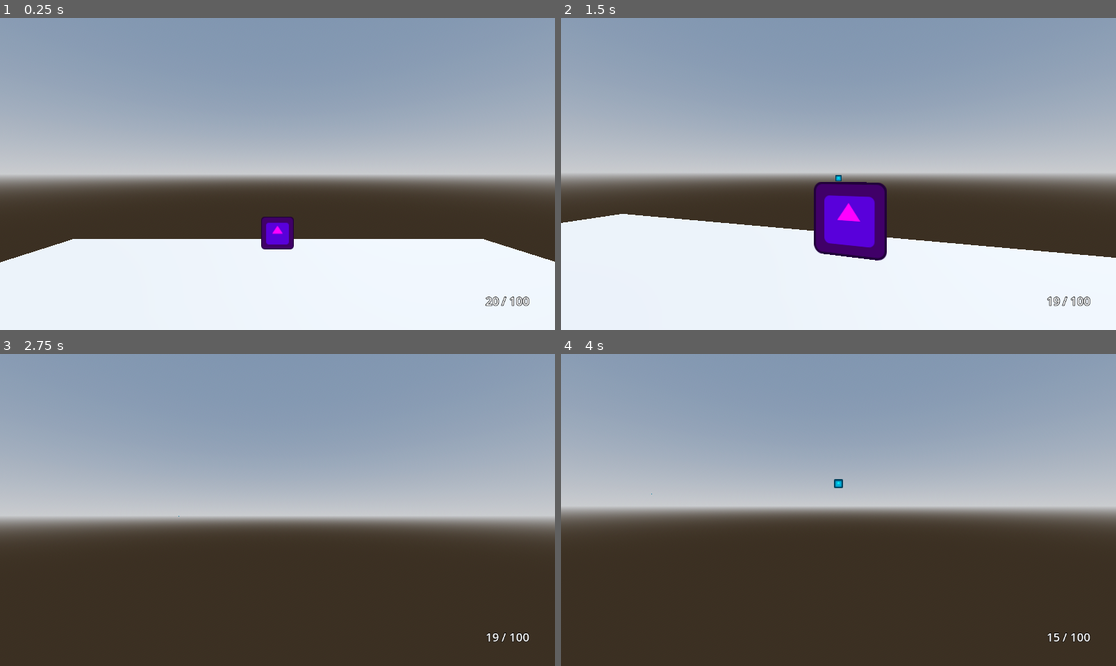
Above: before the commit, frames 1-4 (two rows, left to right).
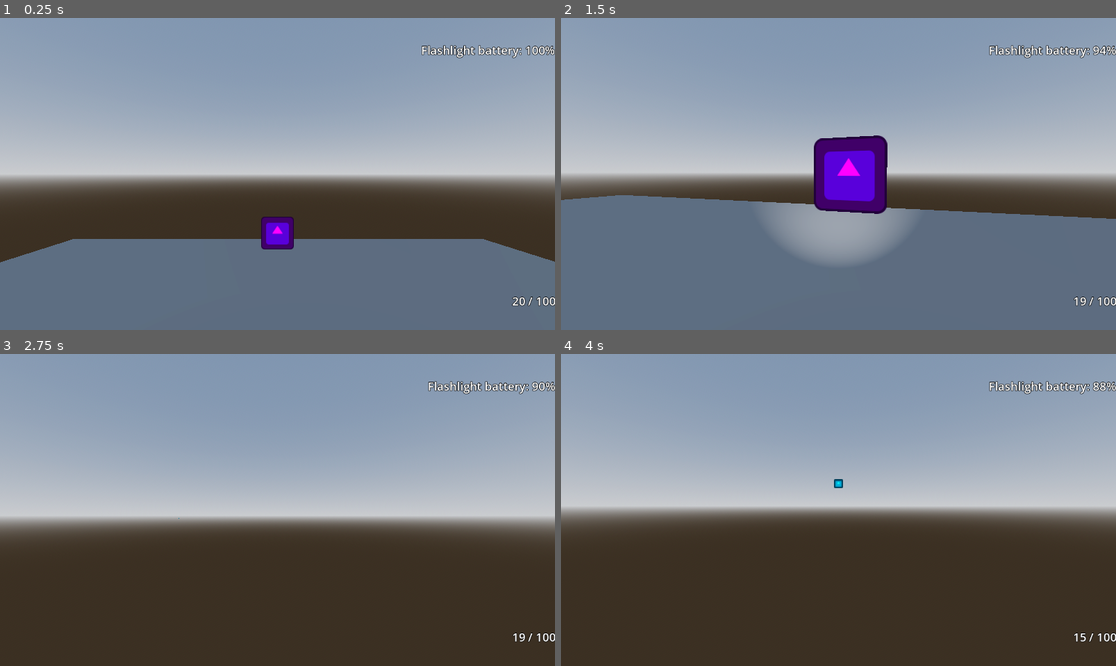
Above: after the commit, the same moments.

Repository: justindeogrades/firstpersonshooter
Game: Godot game, scene res://main.tscn
Same seed, same stepped clock (60 frames per second), same inputs: the game is played once before the commit and once after it. The engine's default icon, where the game draws it, is replaced by a stand-in: a white triangle on a blue panel in a dark square.
Inputs (mouse positions are in pixels of both pictures, inside the frame that each line leads up to):
- Up to frame 1 (0.25 s): no input
- Up to frame 2 (1.5 s): tap Enter (ui_accept) at 0.5, 0.77 s; move the mouse to (866, 174) at 0.52 s; hold W (forward) from 0.53 s (still down); tap F (toggle_flashlight, bound only after the commit) at 0.6 s; move the mouse to (810, 174) at 1.27 s; click (810, 174) at 1.35 s
- Up to frame 3 (2.75 s): keep holding W (forward); tap Enter (ui_accept) at 1.52 s; tap F (toggle_flashlight, bound only after the commit) at 1.55, 2.1 s; move the mouse to (288, 503) at 2.02 s
- Up to frame 4 (4 s): keep holding W (forward); tap Enter (ui_accept) at 2.75, 3.02, 3.5, 3.77 s; move the mouse to (832, 516) at 2.77 s; tap F (toggle_flashlight, bound only after the commit) at 2.85, 3.8 s; move the mouse to (877, 513) at 3.52 s; press the mouse at (877, 513) at 3.53 s

The runs differ from the first frame. In frame 1, 28% of the frame differs, in the area x 0-100%, y 8-100%; in frame 2, 43%; in frame 3, 0.7%; in frame 4, 0.7%.

Commit message:
basic flashlight, fixed a small bug with reloading

Diff:
--- /dev/null
+++ b/box.tscn
@@ -0,0 +1,14 @@
+[gd_scene load_steps=3 format=3 uid="uid://bycphglep5rwx"]
+
+[sub_resource type="BoxMesh" id="BoxMesh_oyhfb"]
+
+[sub_resource type="ConcavePolygonShape3D" id="ConcavePolygonShape3D_oyhfb"]
+data = PackedVector3Array(-0.5, 0.5, 0.5, 0.5, 0.5, 0.5, -0.5, -0.5, 0.5, 0.5, 0.5, 0.5, 0.5, -0.5, 0.5, -0.5, -0.5, 0.5, 0.5, 0.5, -0.5, -0.5, 0.5, -0.5, 0.5, -0.5, -0.5, -0.5, 0.5, -0.5, -0.5, -0.5, -0.5, 0.5, -0.5, -0.5, 0.5, 0.5, 0.5, 0.5, 0.5, -0.5, 0.5, -0.5, 0.5, 0.5, 0.5, -0.5, 0.5, -0.5, -0.5, 0.5, -0.5, 0.5, -0.5, 0.5, -0.5, -0.5, 0.5, 0.5, -0.5, -0.5, -0.5, -0.5, 0.5, 0.5, -0.5, -0.5, 0.5, -0.5, -0.5, -0.5, 0.5, 0.5, 0.5, -0.5, 0.5, 0.5, 0.5, 0.5, -0.5, -0.5, 0.5, 0.5, -0.5, 0.5, -0.5, 0.5, 0.5, -0.5, -0.5, -0.5, 0.5, 0.5, -0.5, 0.5, -0.5, -0.5, -0.5, 0.5, -0.5, 0.5, 0.5, -0.5, -0.5, -0.5, -0.5, -0.5)
+
+[node name="Box" type="MeshInstance3D"]
+mesh = SubResource("BoxMesh_oyhfb")
+
+[node name="StaticBody3D" type="StaticBody3D" parent="."]
+
+[node name="CollisionShape3D" type="CollisionShape3D" parent="StaticBody3D"]
+shape = SubResource("ConcavePolygonShape3D_oyhfb")
--- a/enemy.tscn
+++ b/enemy.tscn
@@ -17,6 +17,7 @@
 cast_shadow = 0
 modulate = Color(1, 0, 0, 1)
 billboard = 1
+shaded = true
 texture = ExtResource("1_7k104")
 
 [node name="Hurtbox" type="Area3D" parent="."]
--- /dev/null
+++ b/flashlight.gd
@@ -0,0 +1,34 @@
+extends SpotLight3D
+
+const MAX_BATTERY : float = 100
+
+#Drain per frame
+@export var battery_drain : float = 0.1
+
+var enabled : bool = false
+var battery : float = MAX_BATTERY
+
+signal battery_updated
+
+func _process(delta: float) -> void:
+	if enabled:
+		battery -= battery_drain
+		if battery <= 0:
+			battery = 0
+			set_enabled(false)
+
+		battery_updated.emit()
+
+func get_battery() -> float:
+	return battery
+
+func get_enabled() -> bool:
+	return enabled
+
+func set_enabled(to_enable : bool) -> void:
+	if to_enable:
+		enabled = true
+		visible = true
+	else:
+		enabled = false
+		visible = false
--- /dev/null
+++ b/flashlight.tscn
@@ -0,0 +1,15 @@
+[gd_scene load_steps=2 format=3 uid="uid://c7c1hebwg3vmy"]
+
+[ext_resource type="Script" uid="uid://dg8uxif6inpf8" path="res://flashlight.gd" id="1_nnxok"]
+
+[node name="Flashlight" type="SpotLight3D"]
+visible = false
+light_energy = 3.0
+light_indirect_energy = 0.0
+light_volumetric_fog_energy = 0.0
+light_specular = 0.0
+light_bake_mode = 0
+spot_range = 20.0
+spot_attenuation = 0.0
+spot_angle = 25.0
+script = ExtResource("1_nnxok")
--- a/gun.gd
+++ b/gun.gd
@@ -97,7 +97,7 @@
 	reserve_ammo -= ammo_to_reload
 	clip_ammo += ammo_to_reload
 
-	ammo_updated.emit(true)
+	ammo_updated.emit(false)
 	#reload_complete.emit()
 
 #Will make this a static method at some point
--- a/hud.tscn
+++ b/hud.tscn
@@ -14,3 +14,13 @@
 offset_bottom = 594.0
 text = "Hello bro"
 label_settings = SubResource("LabelSettings_n2snw")
+horizontal_alignment = 2
+
+[node name="Battery" type="Label" parent="."]
+offset_left = 832.0
+offset_top = 50.0
+offset_right = 1152.0
+offset_bottom = 84.0
+text = "Hello bro"
+label_settings = SubResource("LabelSettings_n2snw")
+horizontal_alignment = 2
--- a/main.tscn
+++ b/main.tscn
@@ -1,9 +1,10 @@
-[gd_scene load_steps=5 format=3 uid="uid://cw8os0hibkoo5"]
+[gd_scene load_steps=6 format=3 uid="uid://cw8os0hibkoo5"]
 
 [ext_resource type="PackedScene" uid="uid://c0vtrpdt2d62k" path="res://player.tscn" id="1_0xm2m"]
 [ext_resource type="PackedScene" uid="uid://crotopo1fdjeg" path="res://enemy.tscn" id="2_1bvp3"]
 [ext_resource type="PackedScene" uid="uid://bji7mwhcmvk07" path="res://world.tscn" id="2_h2yge"]
 [ext_resource type="PackedScene" uid="uid://bqdhericuavix" path="res://alt_enemy.tscn" id="4_1bvp3"]
+[ext_resource type="PackedScene" uid="uid://bycphglep5rwx" path="res://box.tscn" id="5_lquwl"]
 
 [node name="Main" type="Node"]
 
@@ -18,3 +19,7 @@
 
 [node name="World" parent="." instance=ExtResource("2_h2yge")]
 transform = Transform3D(10, 0, 0, 0, 10, 0, 0, 0, 10, 0.0367832, -0.0710125, 0.0820265)
+
+[node name="Box" parent="World" instance=ExtResource("5_lquwl")]
+transform = Transform3D(0.1, 0, 0, 0, 0.1, 0, 0, 0, 0.1, -0.00367832, 0.0578907, -0.00820265)
+skeleton = NodePath("../..")
--- a/player.gd
+++ b/player.gd
@@ -7,9 +7,11 @@
 @onready var hud = $HUD
 #Will access this through a HUD script later
 @onready var ammo_label = $HUD/Ammo
+@onready var battery_label = $HUD/Battery
 
 @export var head : Node3D
 @export var camera : Camera3D
+@export var flashlight : SpotLight3D
 @export var turn_speed : float = 0.005
 @export var min_camera_x_rotation = -90
 @export var max_camera_x_rotation = 90
@@ -24,7 +26,10 @@
 	active_weapon.ammo_updated.connect(_on_active_weapon_ammo_updated)
 	#active_weapon.reload_complete.connect(_on_active_weapon_reload_complete)
 
+	flashlight.battery_updated.connect(_on_flashlight_battery_updated)
+
 	update_ammo_label(false)
+	update_battery_label()
 
 func _unhandled_input(event: InputEvent) -> void:
 	#Esc to free mouse from window
@@ -71,6 +76,13 @@
 		active_weapon.reload()
 		#update_ammo_label(true)
 
+	#Toggle flashlight
+	if Input.is_action_just_pressed("toggle_flashlight"):
+		if flashlight.get_enabled():
+			flashlight.set_enabled(false)
+		else:
+			flashlight.set_enabled(true)
+
 	move_and_slide()
 
 func update_ammo_label(reloading : bool):
@@ -79,8 +91,14 @@
 	else:
 		ammo_label.text = str(active_weapon.clip_ammo) + " / " + str(active_weapon.reserve_ammo)
 
+func update_battery_label() -> void:
+	battery_label.text = "Flashlight battery: " + str(int(flashlight.get_battery())) + "%"
+
 func _on_active_weapon_ammo_updated(reloading : bool) -> void:
 	update_ammo_label(reloading)
+
+func _on_flashlight_battery_updated() -> void:
+	update_battery_label()
 
 #Obsolete
 #func _on_active_weapon_reload_complete():
--- a/player.tscn
+++ b/player.tscn
@@ -1,15 +1,17 @@
-[gd_scene load_steps=5 format=3 uid="uid://c0vtrpdt2d62k"]
+[gd_scene load_steps=6 format=3 uid="uid://c0vtrpdt2d62k"]
 
 [ext_resource type="Script" uid="uid://bhtxkn8jmnjbv" path="res://player.gd" id="1_4flbx"]
+[ext_resource type="PackedScene" uid="uid://c7c1hebwg3vmy" path="res://flashlight.tscn" id="2_hqtel"]
 [ext_resource type="PackedScene" uid="uid://cbtkrj15ysrdc" path="res://guns/machine_gun.tscn" id="2_onrkg"]
 [ext_resource type="PackedScene" uid="uid://l0b3a730q55b" path="res://hud.tscn" id="3_i3pqv"]
 
 [sub_resource type="BoxShape3D" id="BoxShape3D_4flbx"]
 
-[node name="Player" type="CharacterBody3D" node_paths=PackedStringArray("head", "camera")]
+[node name="Player" type="CharacterBody3D" node_paths=PackedStringArray("head", "camera", "flashlight")]
 script = ExtResource("1_4flbx")
 head = NodePath("Head")
 camera = NodePath("Head/Camera3D")
+flashlight = NodePath("Head/Camera3D/Flashlight")
 
 [node name="CollisionShape3D" type="CollisionShape3D" parent="."]
 transform = Transform3D(1, 0, 0, 0, 1, 0, 0, 0, 1, 0, 1.18799, 0)
@@ -20,6 +22,8 @@
 
 [node name="Camera3D" type="Camera3D" parent="Head"]
 
+[node name="Flashlight" parent="Head/Camera3D" instance=ExtResource("2_hqtel")]
+
 [node name="Weapons" type="Node3D" parent="Head/Camera3D"]
 transform = Transform3D(1, 0, 0, 0, 1, 0, 0, 0, 1, 0, -0.41584, 0)
 
--- a/project.godot
+++ b/project.godot
@@ -52,3 +52,8 @@
 "events": [Object(InputEventKey,"resource_local_to_scene":false,"resource_name":"","device":-1,"window_id":0,"alt_press …(192 unchanged characters)…
 ]
 }
+toggle_flashlight={
+"deadzone": 0.2,
+"events": [Object(InputEventKey,"resource_local_to_scene":false,"resource_name":"","device":-1,"window_id":0,"alt_pressed":false,"shift_pressed":false,"ctrl_pressed":false,"meta_pressed":false,"pressed":false,"keycode":0,"physical_keycode":70,"key_label":0,"unicode":102,"location":0,"echo":false,"script":null)
+]
+}
--- a/world.tscn
+++ b/world.tscn
@@ -27,6 +27,7 @@
 
 [node name="DirectionalLight3D" type="DirectionalLight3D" parent="."]
 transform = Transform3D(-0.866025, -0.433013, 0.25, 0, 0.5, 0.866025, -0.5, 0.75, -0.433013, 0, 0, 0)
+light_negative = true
 shadow_enabled = true
 
 [node name="StaticBody3D" type="StaticBody3D" parent="."]
Not shown, added: flashlight.gd.uid
